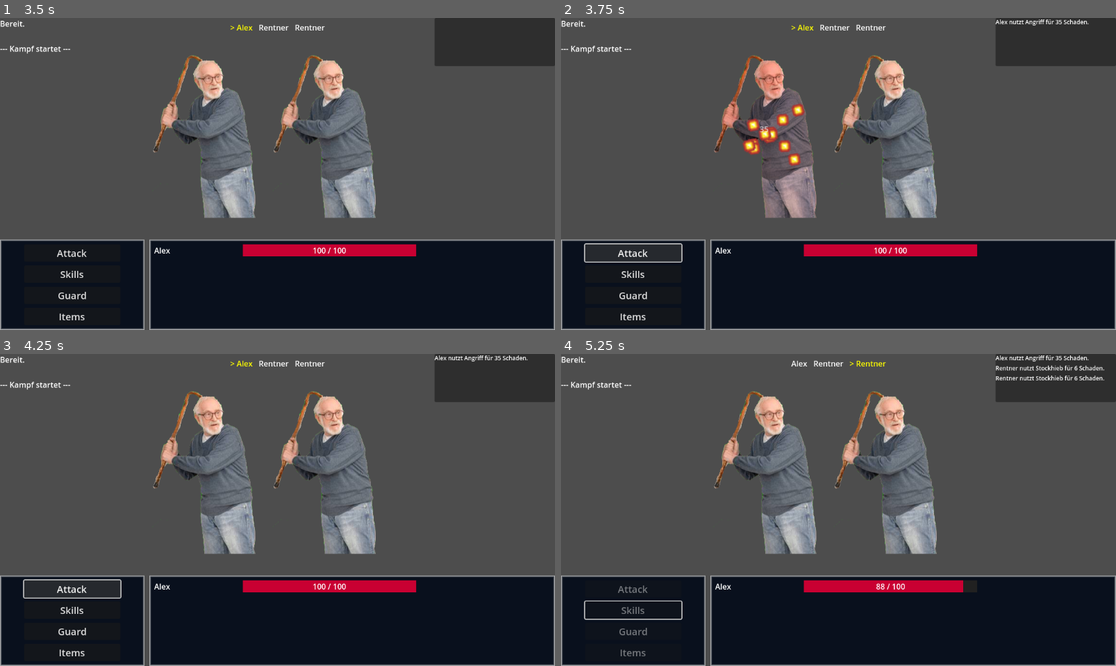
Above: before the commit, frames 1-4 (two rows, left to right).
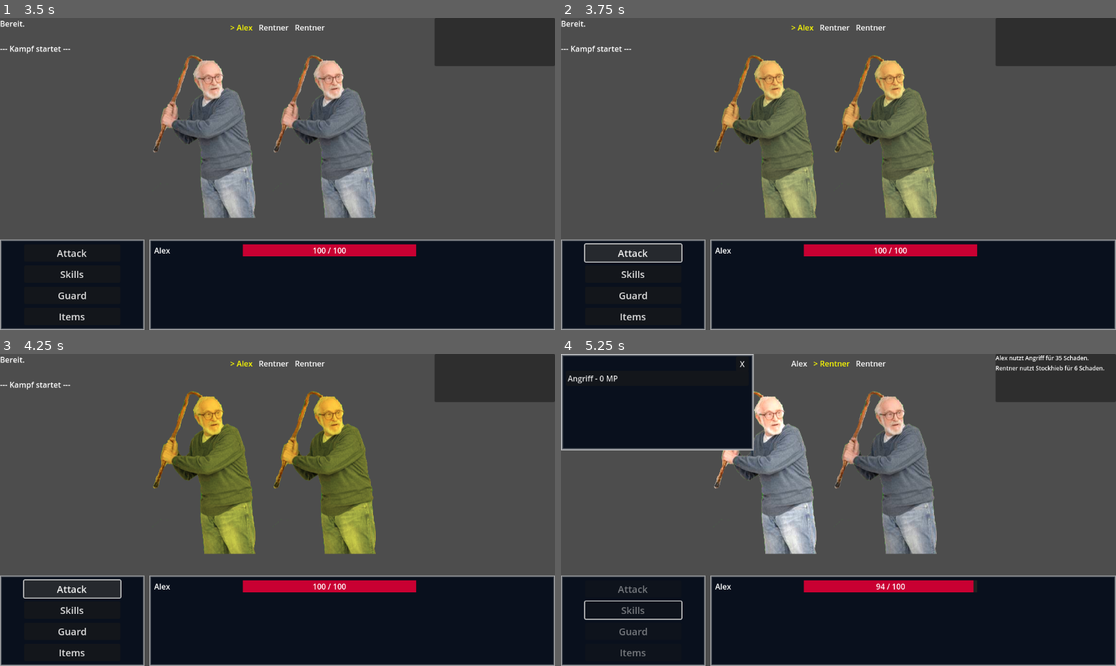
Above: after the commit, the same moments.

Repository: Marv0407/kotstulle-game
Game: Godot game, scene res://scenes/control.tscn
Two runs of this game, one before a commit and one after it. Both use one fixed random seed, a clock stepped at 60 frames per second and the inputs below.
Inputs (mouse positions are in pixels of both pictures, inside the frame that each line leads up to):
- Up to frame 1 (3.5 s): click "Start New Game" at 0.5 s; click (66, 39) at 1.27 s; type "Alex" at 1.35 s; click "Starten" at 2 s; click "Start Battle" at 2.75 s
- Up to frame 2 (3.75 s): click "Attack" at 3.5 s
- Up to frame 3 (4.25 s): no input
- Up to frame 4 (5.25 s): click (766, 469) at 4.27 s; click (633, 609) at 5 s, where only the run after the commit has a clickable "Skills"

Frame 1 is identical in both runs. In frame 2, 7.5% of the frame differs, in the area x 27-96%, y 0-65%; in frame 3, 9.7%; in frame 4, 14%, in the area x 0-98%, y 0-77%.

Commit message:
Add target selection and hover effects on enemies
super cooles targeting system mit super coolen hover effekten. super cool!!!

Diff:
--- a/scenes/EnemySlot.tscn
+++ b/scenes/EnemySlot.tscn
@@ -1,6 +1,16 @@
-[gd_scene load_steps=2 format=3 uid="uid://b6c8m41txjvbc"]
+[gd_scene load_steps=7 format=3 uid="uid://b6c8m41txjvbc"]
 
 [ext_resource type="Script" uid="uid://xgurrdfhfk33" path="res://scripts/enemy_slot.gd" id="1_akw8c"]
+
+[sub_resource type="StyleBoxEmpty" id="StyleBoxEmpty_akw8c"]
+
+[sub_resource type="StyleBoxEmpty" id="StyleBoxEmpty_loh0k"]
+
+[sub_resource type="StyleBoxEmpty" id="StyleBoxEmpty_xhmbv"]
+
+[sub_resource type="StyleBoxEmpty" id="StyleBoxEmpty_hmgub"]
+
+[sub_resource type="StyleBoxEmpty" id="StyleBoxEmpty_432je"]
 
 [node name="EnemySlot" type="Node2D"]
 script = ExtResource("1_akw8c")
@@ -8,3 +18,28 @@
 [node name="Sprite2D" type="Sprite2D" parent="."]
 
 [node name="AnimationPlayer" type="AnimationPlayer" parent="."]
+
+[node name="Button" type="Button" parent="."]
+custom_minimum_size = Vector2(200, 400)
+anchors_preset = 8
+anchor_left = 0.5
+anchor_top = 0.5
+anchor_right = 0.5
+anchor_bottom = 0.5
+offset_left = -4.0
+offset_top = -4.0
+offset_right = 4.0
+offset_bottom = 4.0
+grow_horizontal = 2
+grow_vertical = 2
+size_flags_horizontal = 3
+size_flags_vertical = 3
+theme_override_styles/normal = SubResource("StyleBoxEmpty_akw8c")
+theme_override_styles/pressed = SubResource("StyleBoxEmpty_loh0k")
+theme_override_styles/hover = SubResource("StyleBoxEmpty_xhmbv")
+theme_override_styles/disabled = SubResource("StyleBoxEmpty_hmgub")
+theme_override_styles/focus = SubResource("StyleBoxEmpty_432je")
+
+[connection signal="mouse_entered" from="Button" to="." method="_on_button_mouse_entered"]
+[connection signal="mouse_exited" from="Button" to="." method="_on_button_mouse_exited"]
+[connection signal="pressed" from="Button" to="." method="_on_button_pressed"]
--- a/scripts/battle_manager.gd
+++ b/scripts/battle_manager.gd
@@ -19,6 +19,8 @@
 	END
 }
 var state := BattleState.START
+var pending_skill: SkillData
+var pending_user: BattleCharacter
 #@onready var particelSpawner = $"../DebugUI/HBoxContainer/ParticelSpawner"
 @onready var spawn_point = $"../DebugUI/EnemyPositionAnchor/EnemyPartyContainer"
 @onready var party_panel: PartyHUD = $"../DebugUI/CanvasLayer/PartyMenuContainer/ColorRect/PartyHUDContainer"
@@ -74,6 +76,9 @@
 		var new_slot = enemy_scene.instantiate()
 		spawn_point.add_child(new_slot)
 
+		if new_slot.has_signal("clicked"):
+			new_slot.clicked.connect(_on_target_clicked)
+
 		# Dynamic positioning of each slot
 		var x_offset = (i - (count - 1) / 2.0) * spacing
 		new_slot.position = Vector2(x_offset, 0)
@@ -123,7 +128,6 @@
 		execute_skill(actor, selected_skill, first_target)
 
 func execute_skill(user: BattleCharacter, skill: SkillData, target: BattleCharacter):
-
 	for i in range(skill.hit_count):
 		var damage = calculate_damage(user, target, skill)
 		apply_skill_effects(user, target, damage, skill)
@@ -198,12 +202,13 @@
 	var targets = get_alive_enemies()
 
 	if not targets.is_empty():
-		state = BattleState.TARGET_SELECT # Sperre setzen
-		#var skill = actor.data.skills[0]
+		state = BattleState.TARGET_SELECT
+
 		var skill = load("res://ressources/skills/PlayerAttack.tres")
 
 		if skill:
-			execute_skill(actor, skill, targets[0])
+			start_target_selection(get_current_actor(), skill)
+
 		else:
 			# Fallback
 			attack(actor, targets[0])
@@ -216,6 +221,27 @@
 		return
 
 	process_turn()
+
+func start_target_selection(user: BattleCharacter, skill: SkillData):
+	state = BattleState.TARGET_SELECT
+	pending_user = user
+	pending_skill = skill
+	highlight_potential_targets(true)
+
+func _on_target_clicked(target_node):
+	if state != BattleState.TARGET_SELECT:
+		return
+
+	var target_character = null
+	for e in enemies:
+		if e.battle_node == target_node:
+			target_character = e
+			break
+
+	if target_character and target_character.is_alive():
+		highlight_potential_targets(false)
+		state = BattleState.ENEMY_TURN
+		execute_skill(pending_user, pending_skill, target_character)
 
 ####################
 # Helpers
@@ -332,8 +358,7 @@
 
 func _on_skill_chosen(skill: SkillData):
 	skill_menu.hide()
-	# TODO: hier wieder Targeting System später einbauen
-	execute_skill(get_current_actor(), skill, enemies[0])
+	start_target_selection(get_current_actor(), skill)
 
 func _on_skill_menu_canceled():
 	skill_menu.hide()
@@ -341,6 +366,25 @@
 
 func _on_skills_btn_pressed() -> void:
 	open_skill_menu()
+
+func highlight_potential_targets(active: bool):
+	for e in enemies:
+		if not e.is_alive() or not e.battle_node: continue
+		e.battle_node.is_targetable = active
+		if e.battle_node.has_meta("highlight_tween"):
+			var old_tween = e.battle_node.get_meta("highlight_tween")
+			if old_tween and old_tween.is_valid():
+				old_tween.kill()
+
+		if active:
+			var tween = create_tween().set_loops()
+			tween.tween_property(e.battle_node, "modulate", Color.YELLOW, 0.5)
+			tween.tween_property(e.battle_node, "modulate", Color.WHITE, 0.5)
+
+			e.battle_node.set_meta("highlight_tween", tween)
+		else:
+			e.battle_node.modulate = Color.WHITE
+			e.battle_node.remove_meta("highlight_tween")
 
 #endregion
 
--- a/scripts/enemy_slot.gd
+++ b/scripts/enemy_slot.gd
@@ -1,6 +1,22 @@
 extends Node2D
+signal clicked(slot)
+
+@onready var sprite = $Sprite2D
+@onready var btn = $Button
+var is_targetable: bool = false
 
 func _ready() -> void:
 	var tween = create_tween()
 	scale = Vector2.ZERO
 	tween.tween_property(self, "scale", Vector2(1,1), 0.5).set_trans(Tween.TRANS_ELASTIC).set_ease(Tween.EASE_OUT)
+
+func _on_button_pressed() -> void:
+	clicked.emit(self)
+
+func _on_button_mouse_entered() -> void:
+	if sprite.modulate == Color.WHITE and is_targetable:
+		sprite.modulate = Color(1.2, 1.2, 1.2)
+
+func _on_button_mouse_exited() -> void:
+	if sprite.modulate != Color.YELLOW and is_targetable:
+		sprite.modulate = Color.WHITE
